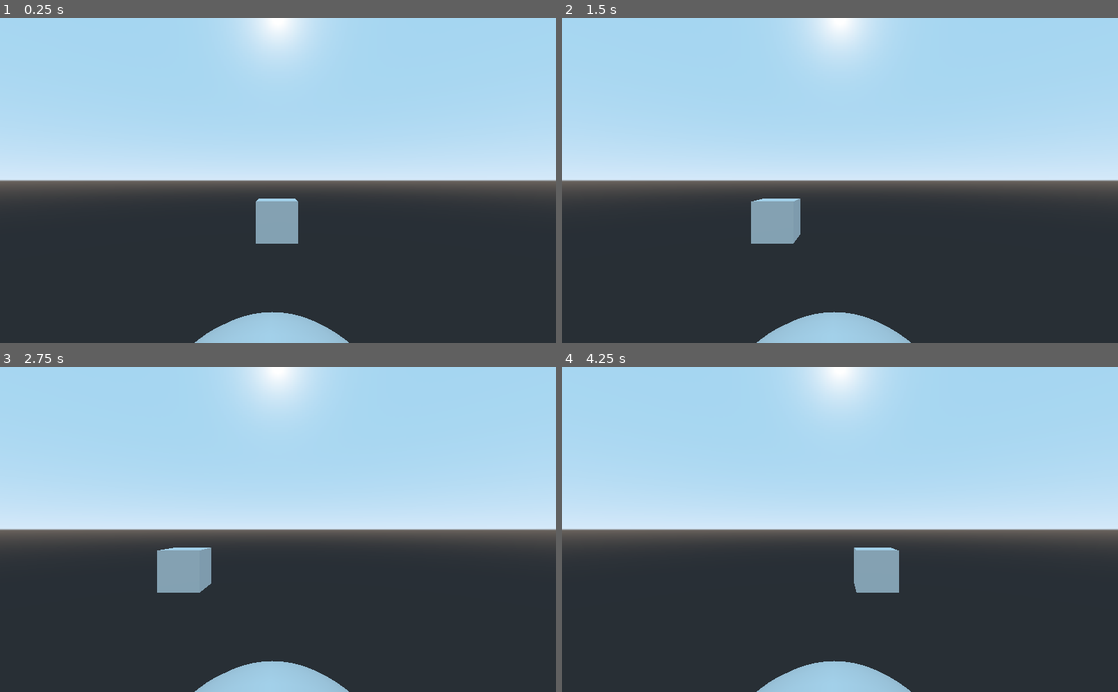
Above: before the commit, frames 1-4 (two rows, left to right).
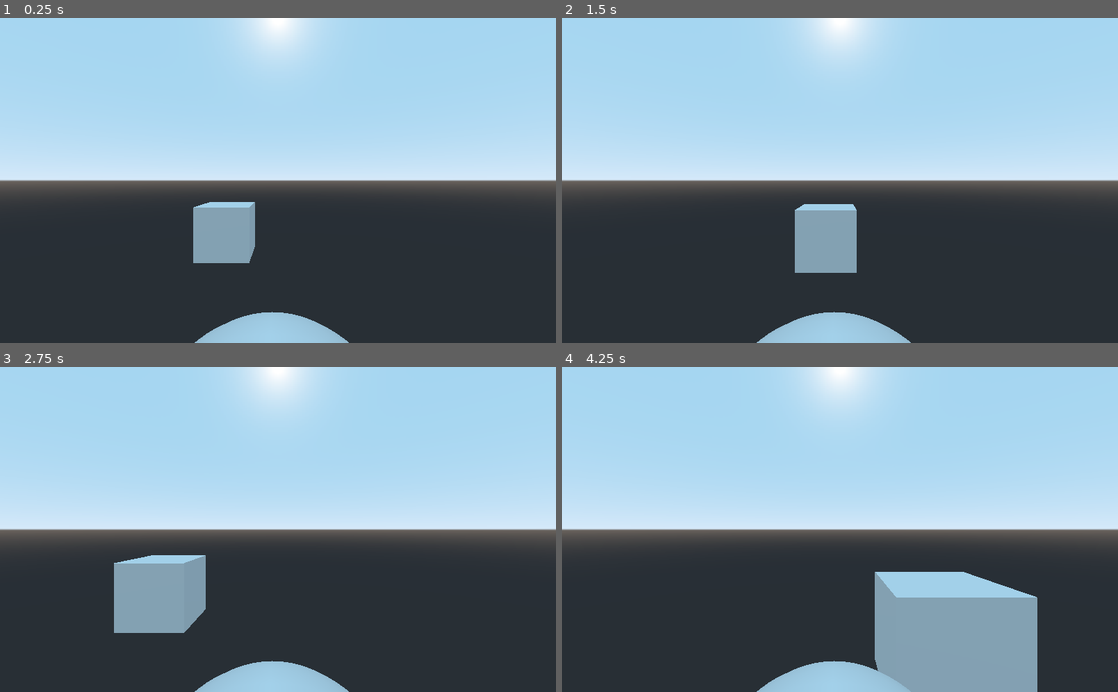
Above: after the commit, the same moments.

Repository: ClarkThyLord/Speed-Trash
Game: Godot game, scene res://Spatial.tscn
Same seed, same stepped clock (60 frames per second), same inputs: the game is played once before the commit and once after it. The project has no main scene, so this scene is started directly.
Inputs:
- Up to frame 1 (0.25 s): no input
- Up to frame 2 (1.5 s): hold Right (ui_right) 0.53-1.28 s; hold Left (ui_left) from 1.28 s (still down)
- Up to frame 3 (2.75 s): release Left (ui_left) at 2.03 s; hold Right (ui_right) from 2.03 s (still down)
- Up to frame 4 (4.25 s): release Right (ui_right) at 3.53 s; hold Left (ui_left) from 3.53 s (still down)

The runs differ from the first frame. In frame 1, 3.1% of the frame differs, in the area x 34-54%, y 55-76%; in frame 2, 3.4%; in frame 3, 3.2%; in frame 4, 11%, in the area x 52-86%, y 55-100%.

Commit message:
Movimiento en eje Z (Cubo)

Diff:
--- a/MeshInstance.gd
+++ b/MeshInstance.gd
@@ -1,16 +1,8 @@
 extends MeshInstance
 
 
-# Declare member variables here. Examples:
-# var a = 2
-# var b = "text"
-
-
-# Called when the node enters the scene tree for the first time.
-func _ready():
-	pass # Replace with function body.
-
-
-# Called every frame. 'delta' is the elapsed time since the previous frame.
-#func _process(delta):
-#	pass
+func _process(delta):
+	translation.z += 10 * delta
+	if translation.z >= 0.715:
+		translation.z = -10.795
+		translation.x = rand_range(-5, 5)
--- a/Spatial.tscn
+++ b/Spatial.tscn
@@ -21,7 +21,7 @@
 current = true
 
 [node name="MeshInstance" type="MeshInstance" parent="."]
-transform = Transform( 1, 0, 0, 0, 1, 0, 0, 0, 1, 0, 0, -11 )
+transform = Transform( 1, 0, 0, 0, 1, 0, 0, 0, 1, -1.98369, 0.038, -10.8371 )
 mesh = SubResource( 2 )
 material/0 = null
 script = ExtResource( 2 )
